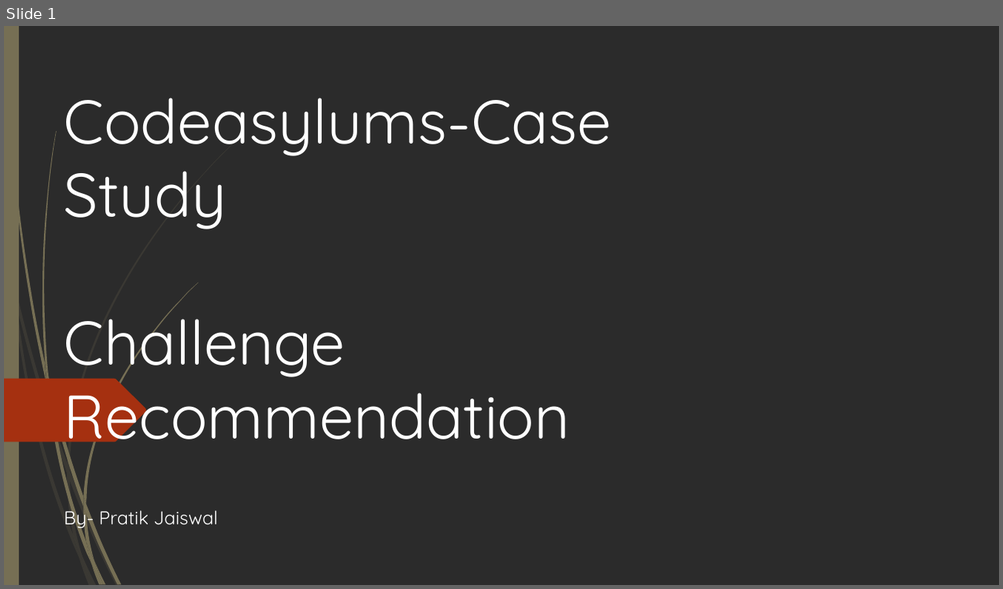
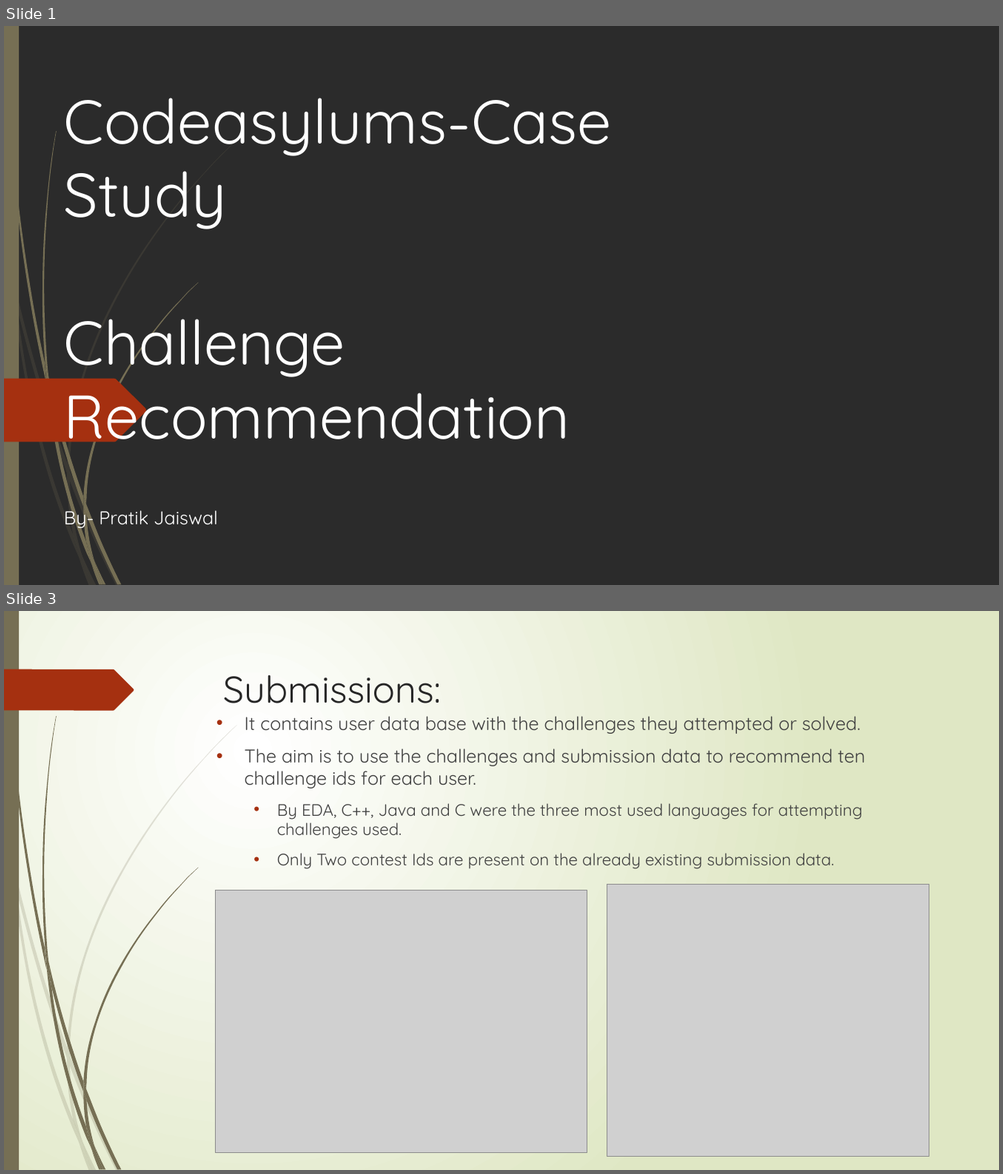
Before and after one commit to pratikjaiswal1998/challenge_recommendation_ml, a slide deck: Codeasylums-Case Study.pptx. Shown one above the other, each under a label of ours: slide 1 before the commit, slides 1 and 3 after it; the slides between them are not shown. The pictures are 1003x589 and 1003x1174 pixels, drawn with LibreOffice and Linux fonts; fonts in the diff are those of the drawing; grey boxes stand for pictures; background and template pictures are left out; a plain dark background stands for a picture behind light text. Boxes give left, top, right and bottom in pixels: in the first picture for what was removed or moved away, otherwise in the second. Text is boxed around its words. In the diff, an @@ line names an element or a change of style, - is before the commit and + after.

```diff
--- a/Codeasylums-Case Study.pptx
+++ b/Codeasylums-Case Study.pptx
@@ slide 3 added at [4,611,999,1170], background gradient #FFFFFF to #DFE8C4; not listed: 23 template elements that a slide beside it also shows @@
@@ freeform shape added at [4,669,134,710], fill #A53010 @@
@@ title added at [223,675,441,703], 36 pt, text #262626 @@
+Submissions:
@@ text added at [244,716,865,869], 18 pt, text #404040 @@
+• It contains user data base with the challenges they attempted or solved.
+• The aim is to use the challenges and submission data to recommend ten challenge ids for each user.
+  • By EDA, C++, Java and C were the three most used languages for attempting challenges used.
+  • Only Two contest Ids are present on the already existing submission data.
@@ picture added at [216,891,587,1153] @@
@@ picture added at [607,884,929,1156] @@
```
Also in this commit, not shown: 1 slide changed, 1 other slide added, 1 slide removed, 1 other file.
